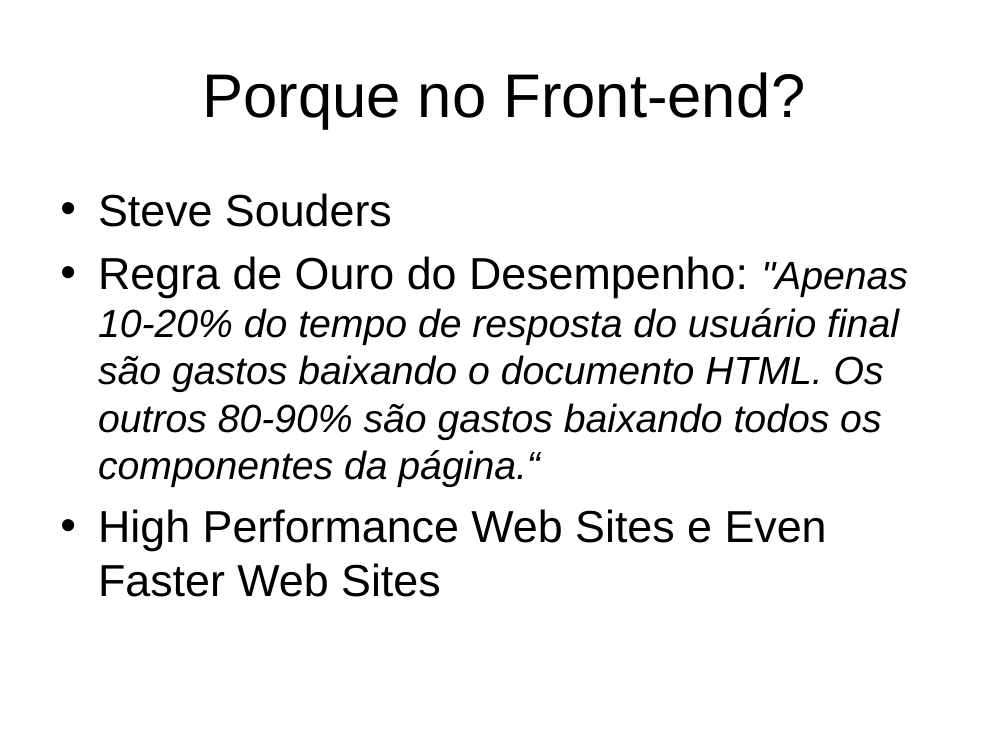
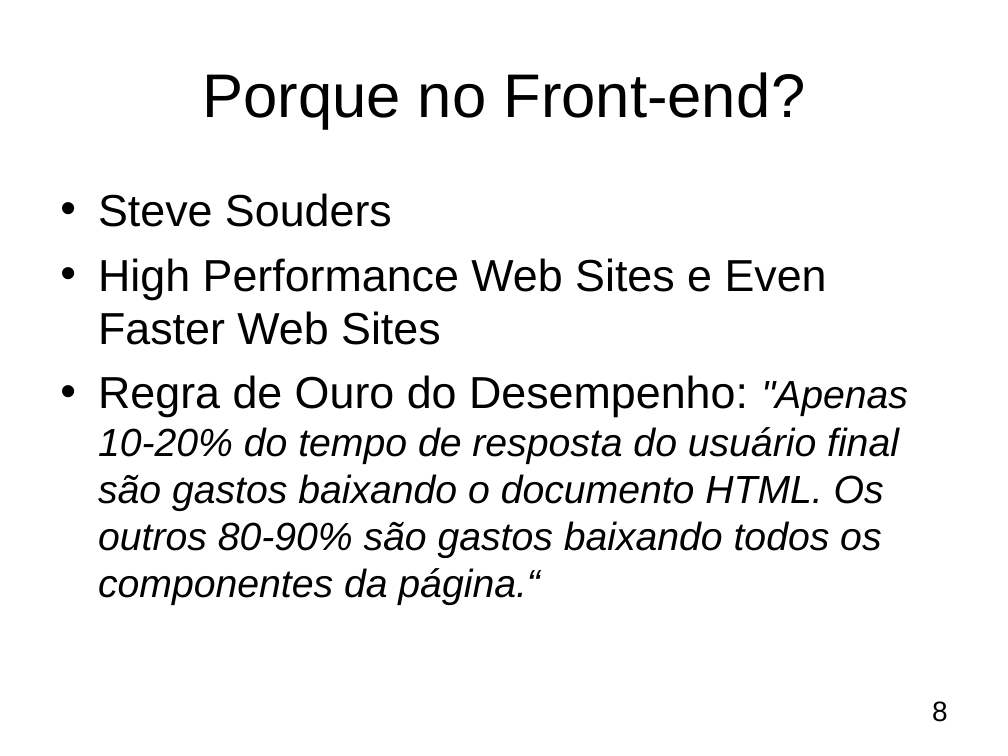
Before and after one commit to pcolenbr/TCC, a slide deck: slide 8 of Apresentação - TCC.ppt. Drawn at 1008x756 pixels with LibreOffice and Linux fonts; fonts in the diff are those of the drawing; background and template pictures are left out. Boxes give left, top, right and bottom in pixels: in the first picture for what was removed or moved away, otherwise in the second. Text is boxed around its words. In the diff, an @@ line names an element or a change of style, - is before the commit and + after.

```diff
--- a/Apresentação - TCC.ppt
+++ b/Apresentação - TCC.ppt
@@ text at (98,258,827,345): paragraph added @@
+• High Performance Web Sites e Even Faster Web Sites
@@ text at (98,509,827,597): paragraph removed @@
-• High Performance Web Sites e Even Faster Web Sites
@@ page number added at (932,701,948,722), 20 pt, text #000000 @@
+8
```
Also in this commit, not shown: 32 other slides changed.
